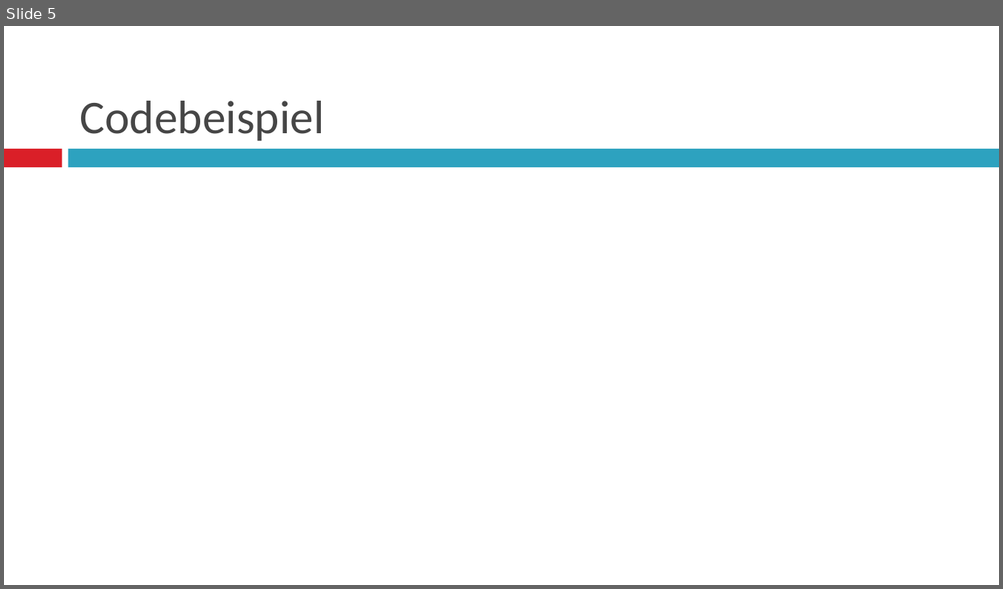
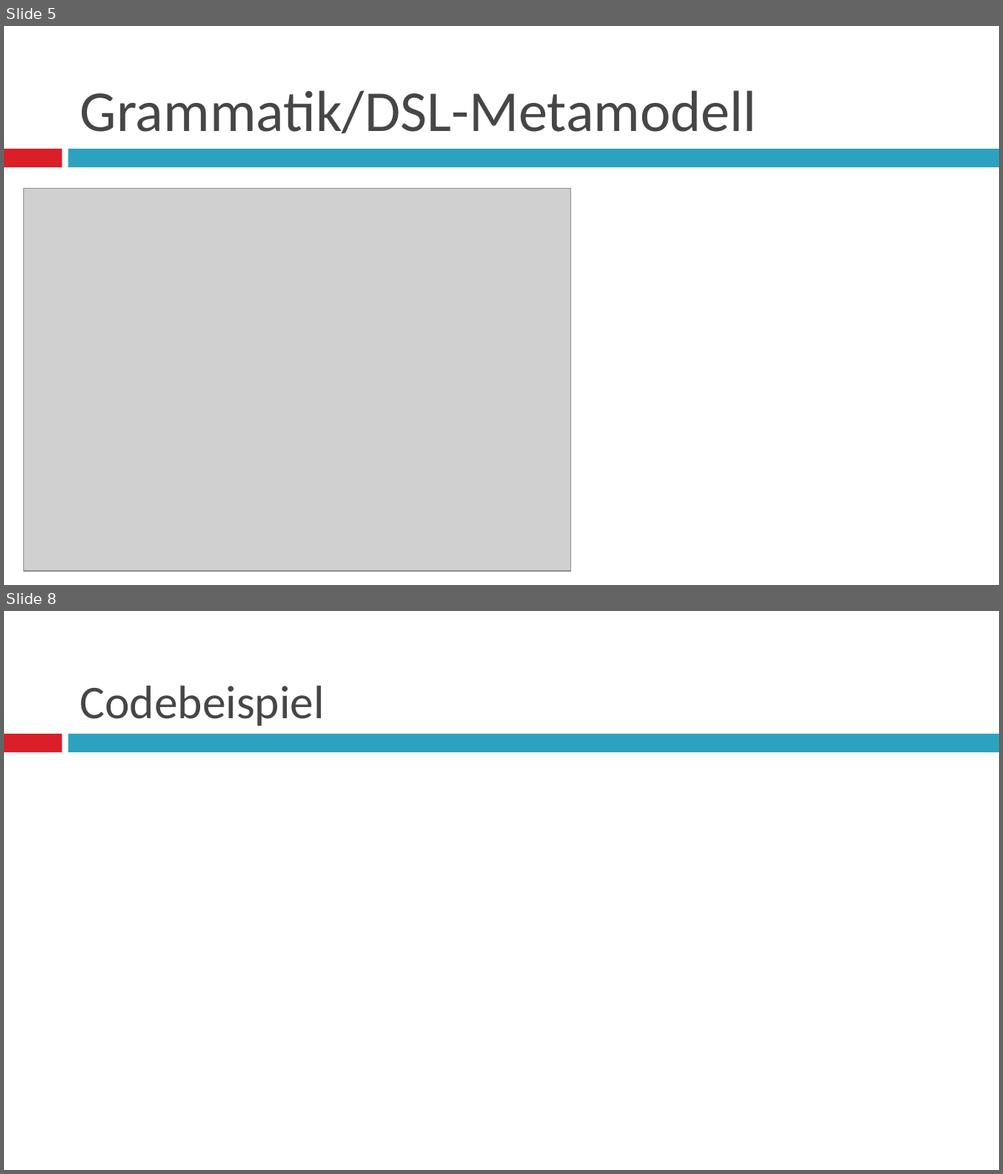
Before and after one commit to tmundt/battleship-app, a slide deck: battleship-android/Softwareprojekt_präsi.pptx. Shown one above the other, each under a label of ours: slide 5 before the commit, slides 5 and 8 after it; the slides between them are not shown. The pictures are 1003x589 and 1003x1174 pixels, drawn with LibreOffice and Linux fonts; fonts in the diff are those of the drawing; grey boxes stand for pictures. Boxes give left, top, right and bottom in pixels: in the first picture for what was removed or moved away, otherwise in the second. Text is boxed around its words. In the diff, an @@ line names an element or a change of style, - is before the commit and + after.

```diff
--- a/battleship-android/Softwareprojekt_präsi.pptx
+++ b/battleship-android/Softwareprojekt_präsi.pptx
@@ slide 5 added at (4,26,999,585), background #FFFFFF; not listed: 2 template elements that a slide beside it also shows @@
@@ title added at (80,90,757,134), 42 pt, text #464646 @@
+Grammatik/DSL-Metamodell
@@ picture added at (24,188,571,571) @@
@@ what was slide 5 is now slide 8 @@
```
Also in this commit, not shown: 6 slides changed, 2 other slides added, 1 slide removed.
